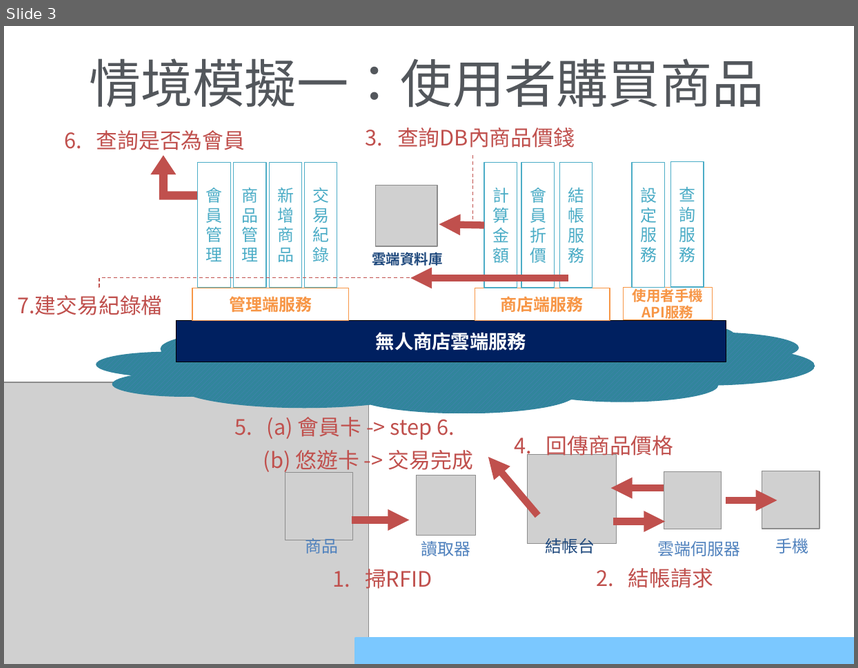
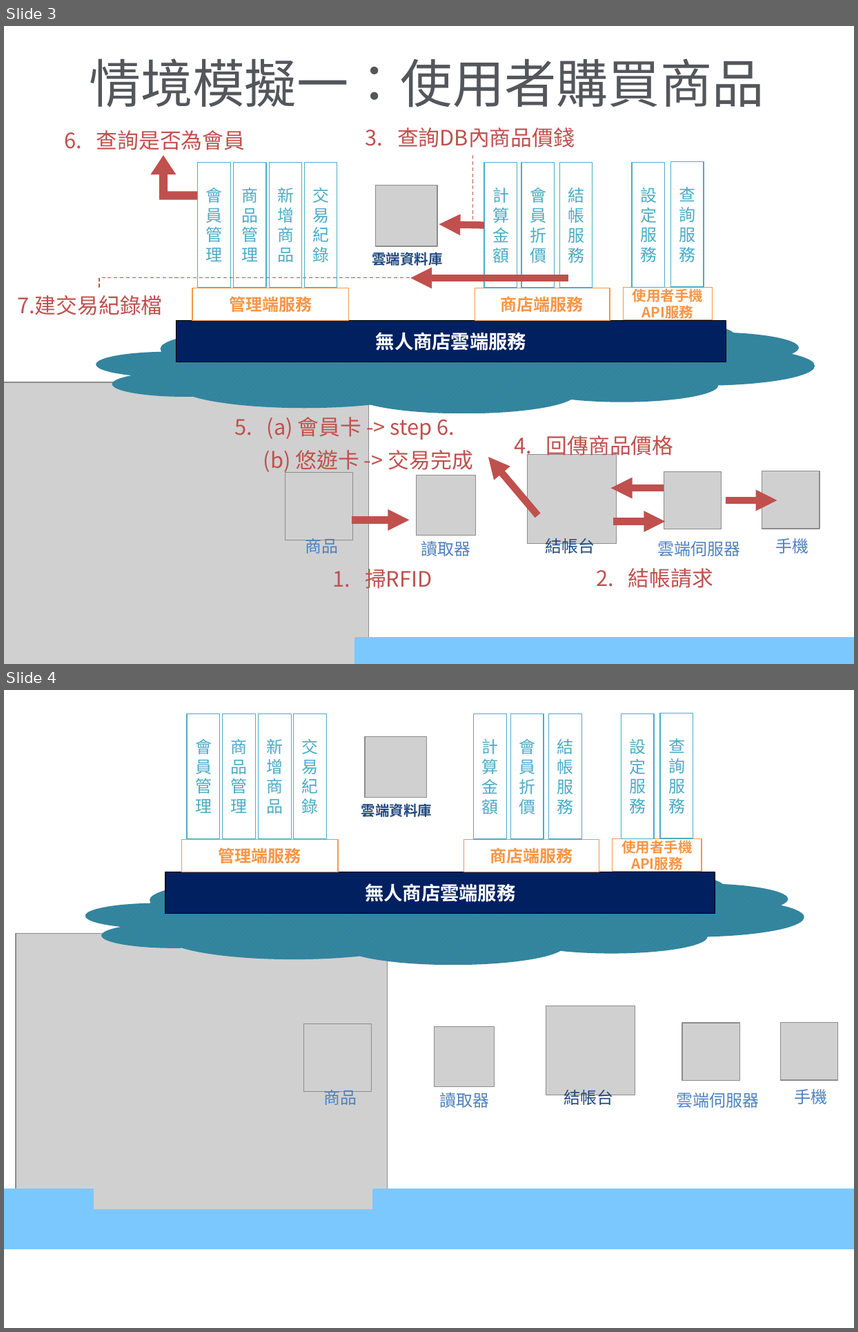
Before and after one commit to QINGSHURUNINDEXINGMING/PccuHW, a slide deck: 三下/資訊系統專題/資訊系統專題/無人商店架構圖.pptx. Shown one above the other, each under a label of ours: slide 3 before the commit, slides 3 and 4 after it. The pictures are 858x668 and 858x1332 pixels, drawn with LibreOffice and Linux fonts; fonts in the diff are those of the drawing; grey boxes stand for pictures. Boxes give left, top, right and bottom in pixels: in the first picture for what was removed or moved away, otherwise in the second. Text is boxed around its words. In the diff, an @@ line names an element or a change of style, - is before the commit and + after.

```diff
--- a/三下/資訊系統專題/資訊系統專題/無人商店架構圖.pptx
+++ b/三下/資訊系統專題/資訊系統專題/無人商店架構圖.pptx
@@ slide 4 added at [4,690,854,1328], background #FFFFFF @@
@@ group added at [4,713,854,1250]: 16 rectangles, 7 pictures, 6 texts, 1 cloud @@
+結帳台
+商品
+雲端伺服器
+手機
+讀取器
+無人商店雲端服務
+管理端服務
+商店端服務
+使用者手機API服務
+會員管理
+商品管理
+新增商品
+交易紀錄
+會員折價
+計算金額
+結帳服務
+雲端資料庫
+設定服務
+查詢服務
```
Also in this commit, not shown: 1 slide changed, 11 other files.
